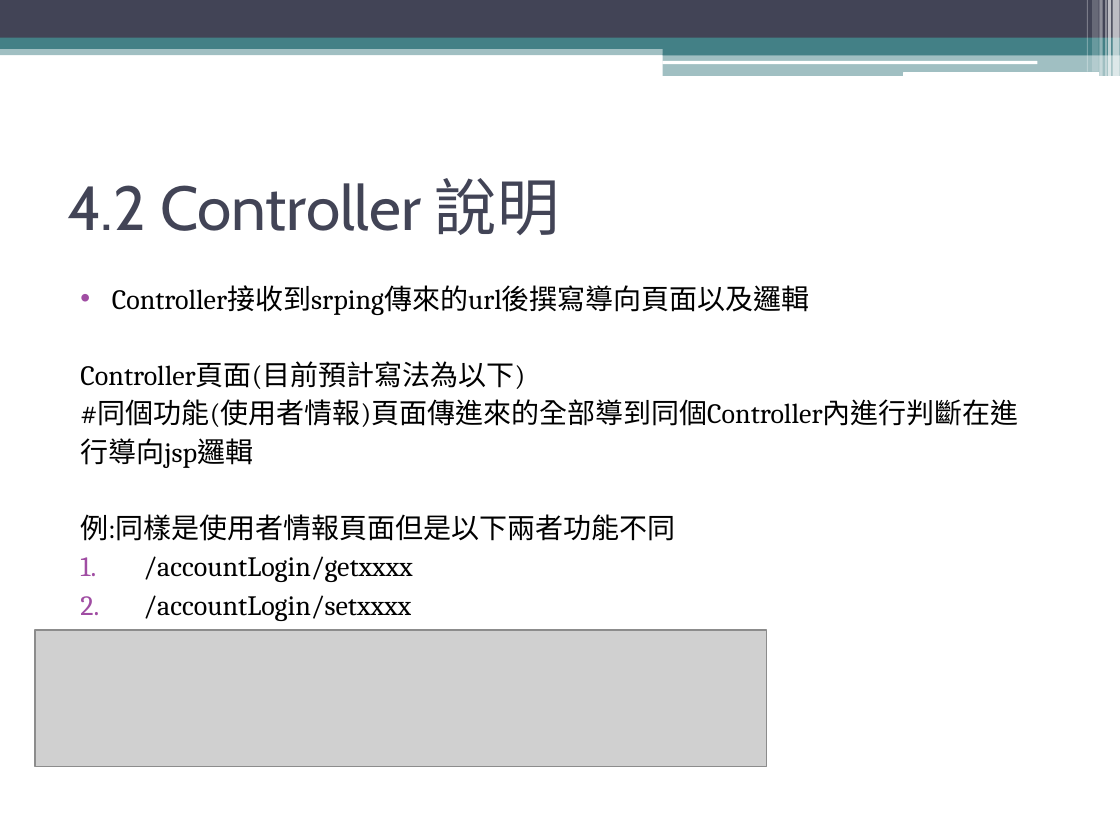
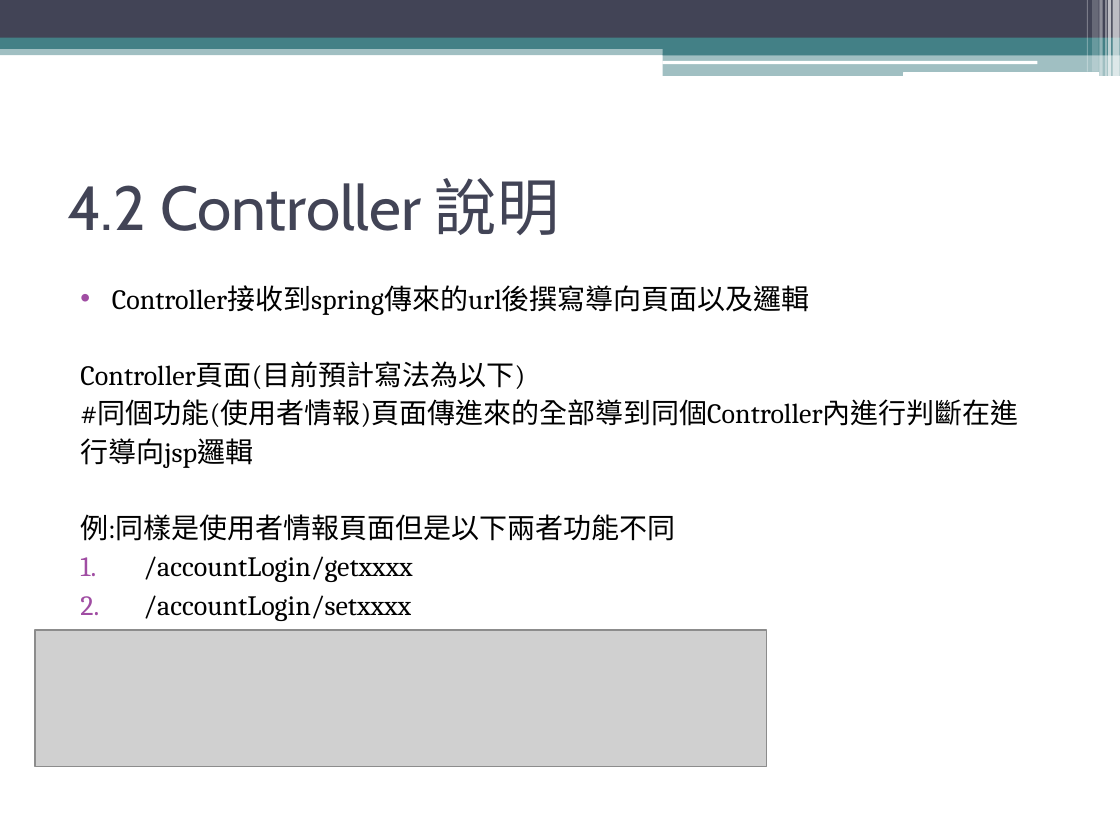
Before and after one commit to searblue30128/anthophila, a slide deck: slide 11 of 文檔/Anthophila基本.pptx. Drawn at 1120x840 pixels with LibreOffice and Linux fonts; fonts in the diff are those of the drawing; grey boxes stand for pictures. Boxes give left, top, right and bottom in pixels: in the first picture for what was removed or moved away, otherwise in the second. Text is boxed around its words. In the diff, an @@ line names an element or a change of style, - is before the commit and + after.

Commit message:
修改_專案資料夾說明

```diff
--- a/文檔/Anthophila基本.pptx
+++ b/文檔/Anthophila基本.pptx
@@ text at (112, 285, 810, 315): text changed @@
-• Controller接收到srping傳來的url後撰寫導向頁面以及邏輯
+• Controller接收到spring傳來的url後撰寫導向頁面以及邏輯
```
Also in this commit, not shown: 2 other slides changed, 1 slide added.
